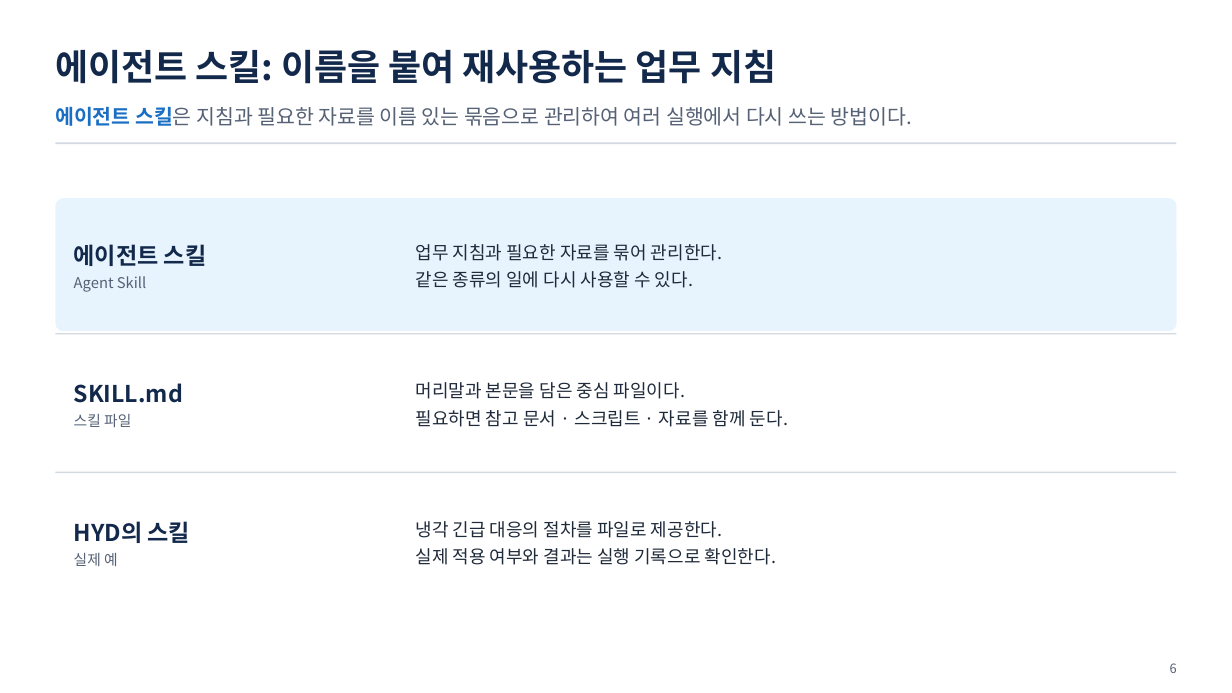
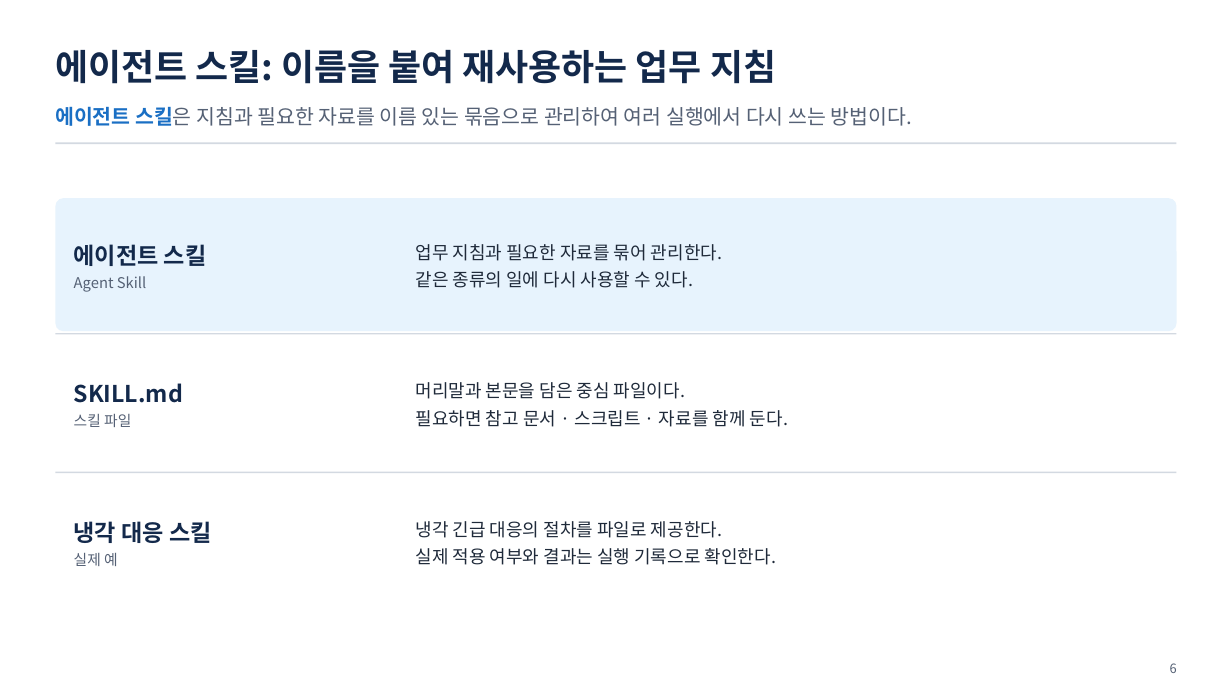
Before and after one commit to uengine-oss/hyd-iot-edu, a slide deck: slide 6 of workspace/강의제작/산출물/통합반/이론_오프라인/06회차/통합반_오프라인_06회차.pptx. Drawn at 1232x693 pixels with LibreOffice and Linux fonts; fonts in the diff are those of the drawing. Boxes give left, top, right and bottom in pixels: in the first picture for what was removed or moved away, otherwise in the second. Text is boxed around its words. In the diff, an @@ line names an element or a change of style, - is before the commit and + after.

Commit message:
통합반 현장 6회차 4~10장 스킬 원문의 보류 조건과 실제 추천 결과·제출 번호를 비교하는 화면과 현장 질문을 검증한다

```diff
--- a/workspace/강의제작/산출물/통합반/이론_오프라인/06회차/통합반_오프라인_06회차.pptx
+++ b/workspace/강의제작/산출물/통합반/이론_오프라인/06회차/통합반_오프라인_06회차.pptx
@@ text at (74, 521, 212, 543): text changed @@
-HYD의 스킬
+냉각 대응 스킬
```
Also in this commit, not shown: 5 other slides changed, 10 other files.
